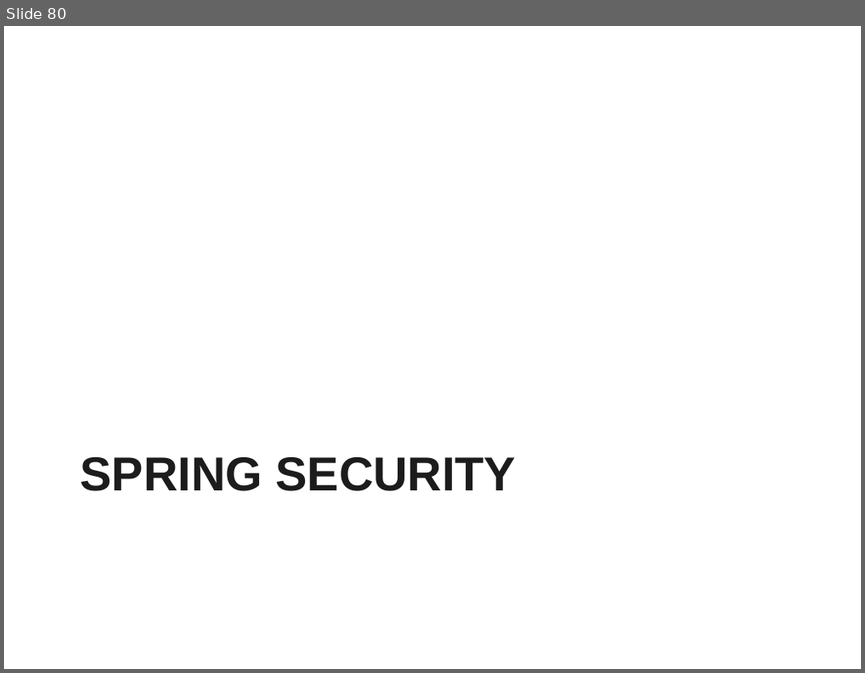
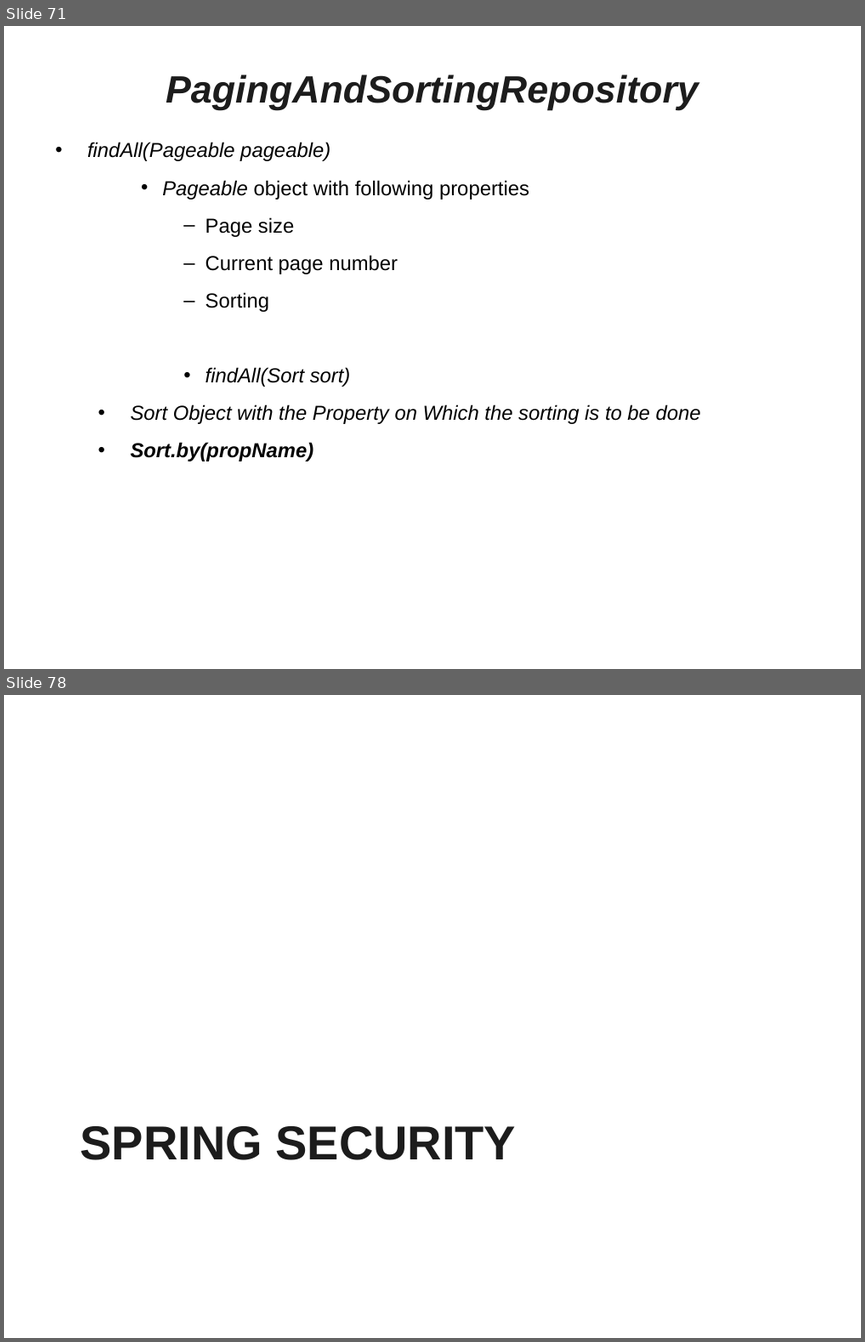
Before and after one commit to vatsanTraining/freshers_dec_2021, a slide deck: SpringBoot_REST.ppt. Shown one above the other, each under a label of ours: slide 80 before the commit, slides 71 and 78 after it; the slides between them are not shown. The pictures are 865x673 and 865x1342 pixels, drawn with LibreOffice and Linux fonts; fonts in the diff are those of the drawing; background and template pictures are left out. Boxes give left, top, right and bottom in pixels: in the first picture for what was removed or moved away, otherwise in the second. Text is boxed around its words. In the diff, an @@ line names an element or a change of style, - is before the commit and + after.

```diff
--- a/SpringBoot_REST.ppt
+++ b/SpringBoot_REST.ppt
@@ slide 71 added at <box>4,26,861,669</box>, background picture (left out) @@
@@ title added at <box>166,74,698,110</box>, 32 pt, text #1C1C1C, bold, italic @@
+PagingAndSortingRepository
@@ text added at <box>87,142,701,461</box>, 17 pt, text #000000, italic @@
+• findAll(Pageable pageable)
+    • Pageable object with following properties
+      – Page size
+      – Current page number
+      – Sorting
+      • findAll(Sort sort)
+        • Sort Object with the Property on Which the sorting is to be done
+        • Sort.by(propName)
@@ what was slide 80 is now slide 78 @@
```
Also in this commit, not shown: 62 other slides added.
